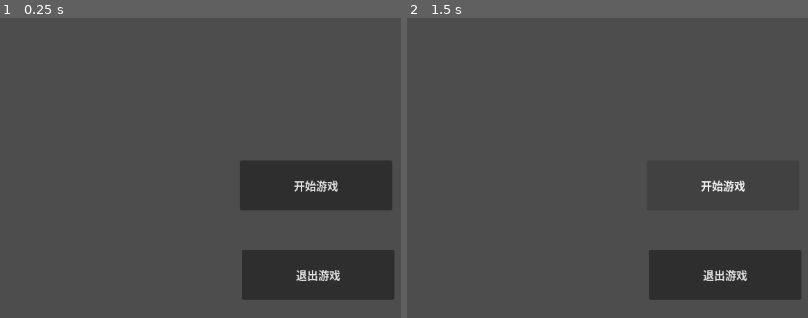
Above: before the commit, frames 1-2 (left to right).
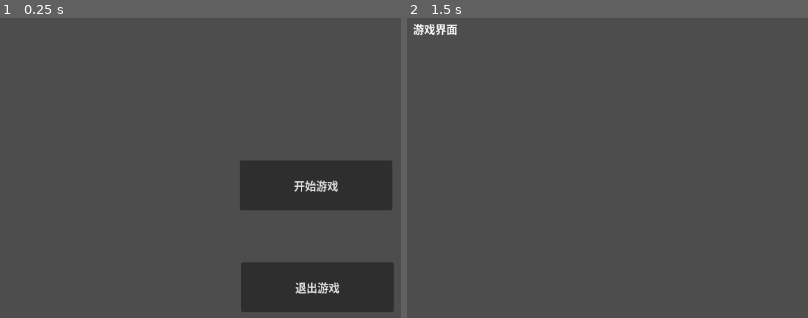
Above: after the commit, the same moments.

Repository: YuliannusYin/MaximumApocalypse
Game: Godot game, scene res://godot/main.tscn
The game is run twice, just before and just after one commit, with the same random seed, the same clock (stepped at 60 frames per second) and the same inputs.
Inputs (mouse positions are in pixels of both pictures, inside the frame that each line leads up to):
- Up to frame 1 (0.25 s): no input
- Up to frame 2 (1.5 s): click "开始游戏" at 0.5 s; click (723, 186) at 1.25 s, where only the run before the commit has a clickable "开始游戏"

The runs differ from the first frame. In frame 1, 3.7% of the frame differs, in the area x 60-99%, y 77-98%; in frame 2, 6.8%, in the area x 1-99%, y 2-94%.

Commit message:
feat(godot): 增加开始场景和游戏场景
1. 新增game.tscn游戏场景文件
2. 调整退出按钮布局并添加开始按钮点击场景切换逻辑
3. 绑定开始按钮的点击信号到处理函数

Diff:
--- /dev/null
+++ b/godot/game.tscn
@@ -0,0 +1,10 @@
+[gd_scene format=3 uid="uid://dvdxxycuhepd4"]
+
+[node name="game" type="Node2D" unique_id=1611663693]
+
+[node name="RichTextLabel" type="RichTextLabel" parent="." unique_id=931371078]
+offset_left = 137.0
+offset_top = 57.0
+offset_right = 236.0
+offset_bottom = 103.0
+text = "游戏界面"
--- a/godot/main.gd
+++ b/godot/main.gd
@@ -14,3 +14,10 @@
 func _on_quit_button_button_down() -> void:
 	pass # Replace with function body.
 	get_tree().quit()
+
+
+func _on_start_button_button_down() -> void:
+	pass # Replace with function body.
+	#get_tree().change_scene_to_file("res://godot/game.tscn")
+	var scene_game = preload("res://godot/game.tscn")
+	get_tree().change_scene_to_packed(scene_game)
--- a/godot/main.tscn
+++ b/godot/main.tscn
@@ -13,10 +13,18 @@
 text = "开始游戏"
 
 [node name="QuitButton" type="Button" parent="." unique_id=706857316]
-offset_left = 477.0
-offset_top = 388.0
-offset_right = 697.0
-offset_bottom = 460.0
+anchors_preset = 8
+anchor_left = 0.5
+anchor_top = 0.5
+anchor_right = 0.5
+anchor_bottom = 0.5
+offset_left = 476.0
+offset_top = 406.0
+offset_right = 696.0
+offset_bottom = 478.0
+grow_horizontal = 2
+grow_vertical = 2
 text = "退出游戏"
 
+[connection signal="button_down" from="StartButton" to="." method="_on_start_button_button_down"]
 [connection signal="button_down" from="QuitButton" to="." method="_on_quit_button_button_down"]
